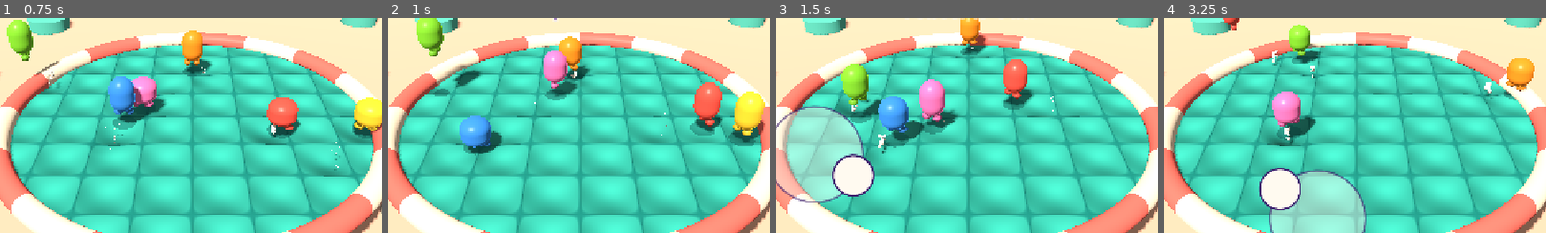
Above: before the commit, frames 1-4 (left to right).
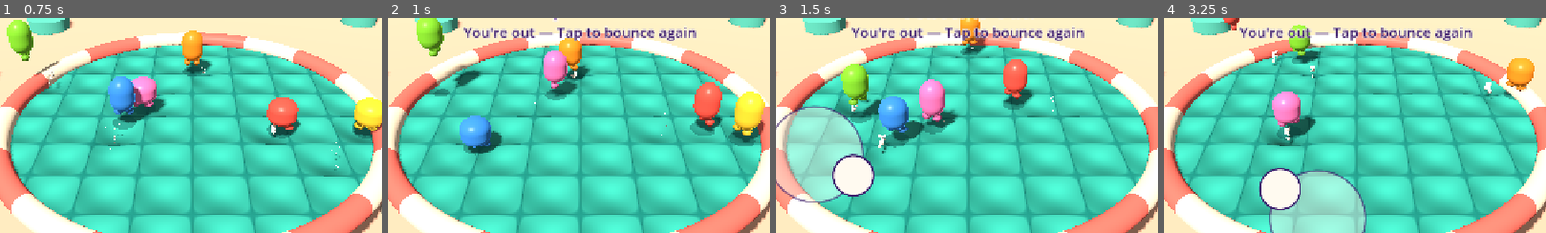
Above: after the commit, the same moments.

Repository: oronanschel/bounce-together
Game: Godot game, scene res://scenes/main.tscn
Two runs of this game, one before a commit and one after it. Both use one fixed random seed, a clock stepped at 60 frames per second and the inputs below.
Inputs (mouse positions are % of the whole screen's width and height, from its top left):
- Up to frame 1 (0.75 s): move the mouse to (72, 45) at 0.52 s; hold D (move_right) from 0.53 s (still down); tap Shift (dash) at 0.6 s; click (72, 45) at 0.67 s
- Up to frame 2 (1 s): keep holding D (move_right); tap Space (jump) at 0.77 s
- Up to frame 3 (1.5 s): release D (move_right) at 1.25 s; tap Enter at 1.25 s; drag from (30, 55) to (45, 70) at 1.27 s
- Up to frame 4 (3.25 s): tap Enter at 2, 2.75 s; move the mouse to (60, 28) at 2.02 s; hold D (move_right) 2.03-2.75 s; tap Shift (dash) at 2.1 s; drag from (45, 70) to (20, 35) at 2.77 s
The pictures show only the part of the screen within x 25-75%, y 23-73%; the shares and areas given below are measured in that part.

Frame 1 is identical in both runs. In frame 2, 1.6% of the frame differs, in the area x 19-81%, y 3-11%; in frame 3, 1.7%; in frame 4, 1.7%.

Commit message:
Show restart guidance while spectating
Assisted-by: Codex:GPT-6 (Karma42 agent codex-bouncer)

Diff:
--- a/scripts/main.gd
+++ b/scripts/main.gd
@@ -174,6 +174,8 @@
 						hud.show_game_over("You win!")
 					break
 	else:
+		if newly_out.has(players[0]):
+			hud.show_spectating()
 		var p = newly_out.back()
 		hud.flash_out(p.get_meta("display_name", "Someone"), p.body_color)
 
--- a/scripts/ui.gd
+++ b/scripts/ui.gd
@@ -9,6 +9,7 @@
 var _card: PanelContainer
 var _toast: Label
 var _help: Label
+var _spectating: Label
 var _touch
 
 
@@ -35,6 +36,20 @@
 	help.grow_horizontal = Control.GROW_DIRECTION_BOTH
 	help.position.y -= 40
 	add_child(help)
+
+	_spectating = Label.new()
+	_spectating.add_theme_color_override("font_color", INK)
+	_spectating.add_theme_color_override("font_outline_color", CREAM)
+	_spectating.add_theme_constant_override("outline_size", 6)
+	_spectating.add_theme_font_size_override("font_size", 24)
+	_spectating.horizontal_alignment = HORIZONTAL_ALIGNMENT_CENTER
+	_spectating.anchor_left = 0.5
+	_spectating.anchor_right = 0.5
+	_spectating.offset_left = -300
+	_spectating.offset_right = 300
+	_spectating.offset_top = 175
+	_spectating.visible = false
+	add_child(_spectating)
 
 	_center = Label.new()
 	_center.add_theme_color_override("font_color", INK)
@@ -108,6 +123,12 @@
 	_card.visible = false
 	_toast.modulate.a = 0.0
 	_touch.restart_enabled = false
+	_spectating.visible = false
+
+
+func show_spectating() -> void:
+	_spectating.visible = true
+	_touch.restart_enabled = true
 
 
 func _restart_hint() -> String:
@@ -116,9 +137,12 @@
 
 func _process(_delta: float) -> void:
 	_help.visible = not _touch.visible
+	if _spectating.visible:
+		_spectating.text = "You're out — " + _restart_hint()
 
 
 func show_game_over(message: String) -> void:
+	_spectating.visible = false
 	_center.remove_theme_color_override("font_color")
 	_center.add_theme_color_override("font_color", INK)
 	_center.text = message + "\n" + _restart_hint()
@@ -128,6 +152,7 @@
 
 ## Winner overlay for gameplay to call when one bouncer is left.
 func show_win(winner_name: String, winner_color: Color = INK) -> void:
+	_spectating.visible = false
 	_center.add_theme_color_override("font_color", winner_color.darkened(0.25))
 	_center.text = "%s wins!\n%s" % [winner_name, _restart_hint()]
 	_pop_card()
--- a/tests/round_smoke.gd
+++ b/tests/round_smoke.gd
@@ -32,6 +32,11 @@
 	a.velocity = Vector3(tuning.RIM_BREAK_SPEED + 1.0, 0, 0)
 	game._resolve_rim()
 	assert(a.velocity.x > tuning.RIM_BREAK_SPEED)
+	a.position.y = -1
+	game._physics_process(0.016)
+	assert(a.is_out and game.hud._spectating.visible and game.hud._touch.restart_enabled)
+	game.start_round()
+	assert(not game.hud._spectating.visible and not game.hud._touch.restart_enabled)
 	for i in range(1, 7):
 		game.players[i].position.y = -1
 	game._physics_process(0.016)
Binary file added: docs/screenshots/spectating.png
Not shown, changed: build/web-compact/index.pck.wasm
Not shown, changed: build/web/index.pck
